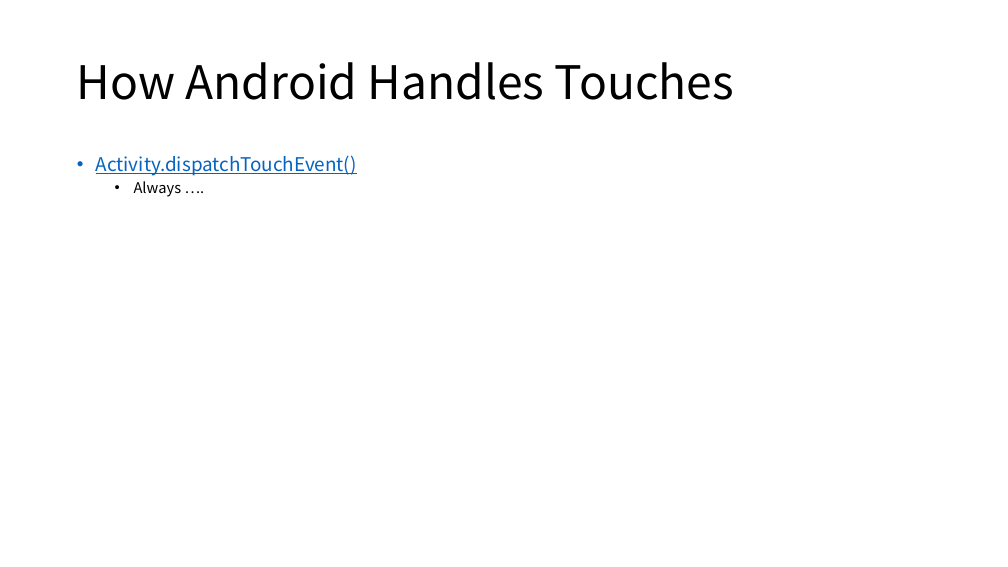
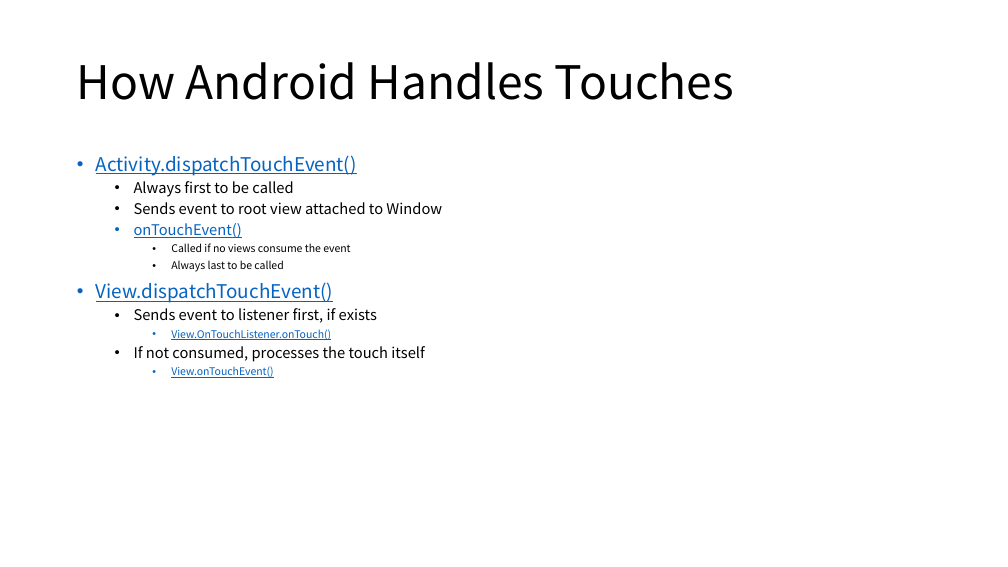
Before and after one commit to DanielWorld/SoftwareTech, a slide deck: slide 4 of Home/Android/onTouchEvent.pptx. Drawn at 1008x567 pixels with LibreOffice and Linux fonts; fonts in the diff are those of the drawing. Boxes give left, top, right and bottom in pixels: in the first picture for what was removed or moved away, otherwise in the second. Text is boxed around its words. In the diff, an @@ line names an element or a change of style, - is before the commit and + after.

Commit message:
update onTouchEvent contents

```diff
--- a/Home/Android/onTouchEvent.pptx
+++ b/Home/Android/onTouchEvent.pptx
@@ text at (96,181,442,378): text changed @@
-  • Always ….
+  • Always first to be called
+  • Sends event to root view attached to Window
+  • onTouchEvent()
+    • Called if no views consume the event
+    • Always last to be called
+• View.dispatchTouchEvent()
+  • Sends event to listener first, if exists
+    • View.OnTouchListener.onTouch()
+  • If not consumed, processes the touch itself
+    • View.onTouchEvent()
```
Also in this commit, not shown: 1 other slide changed, 2 slides added, 2 other files.
